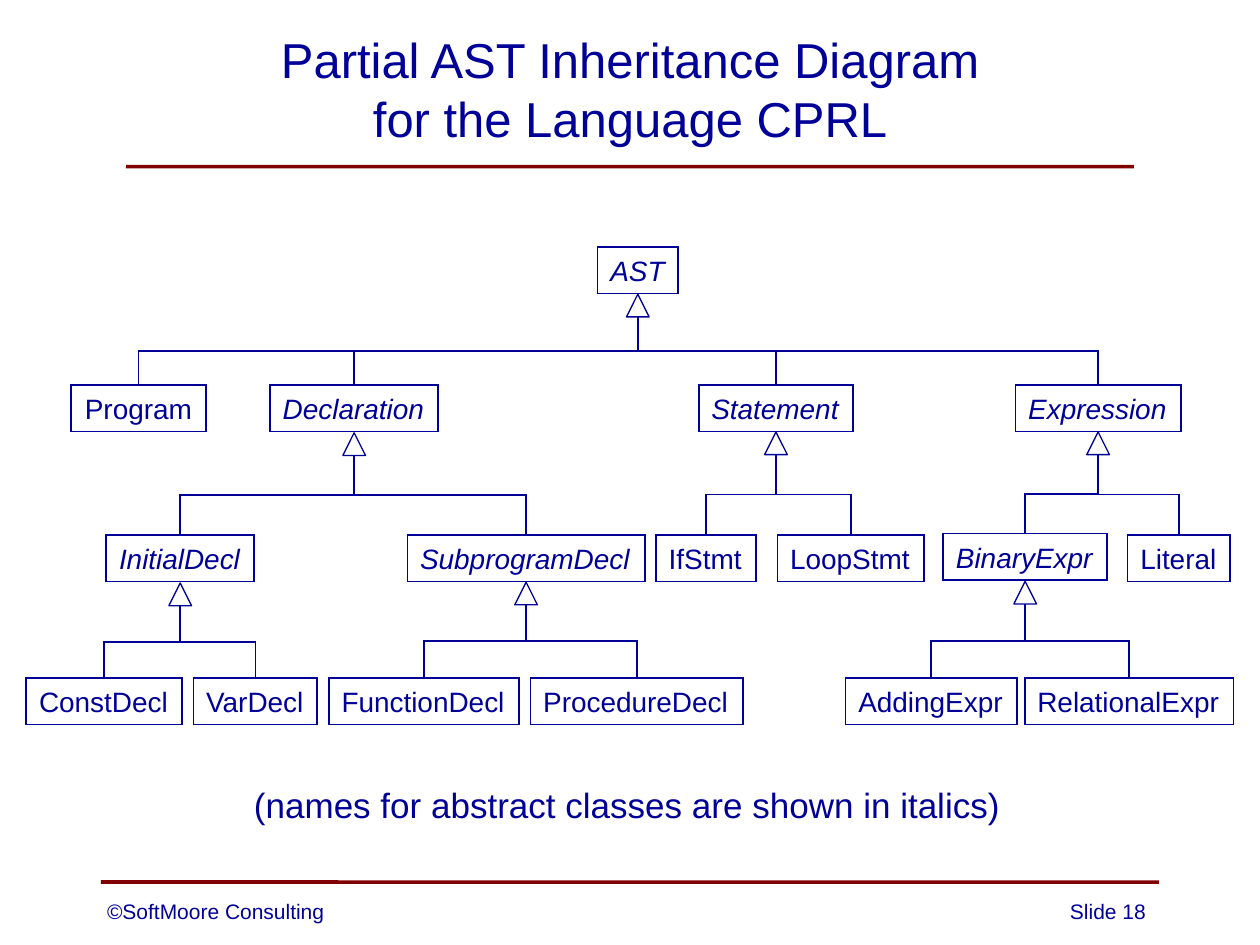
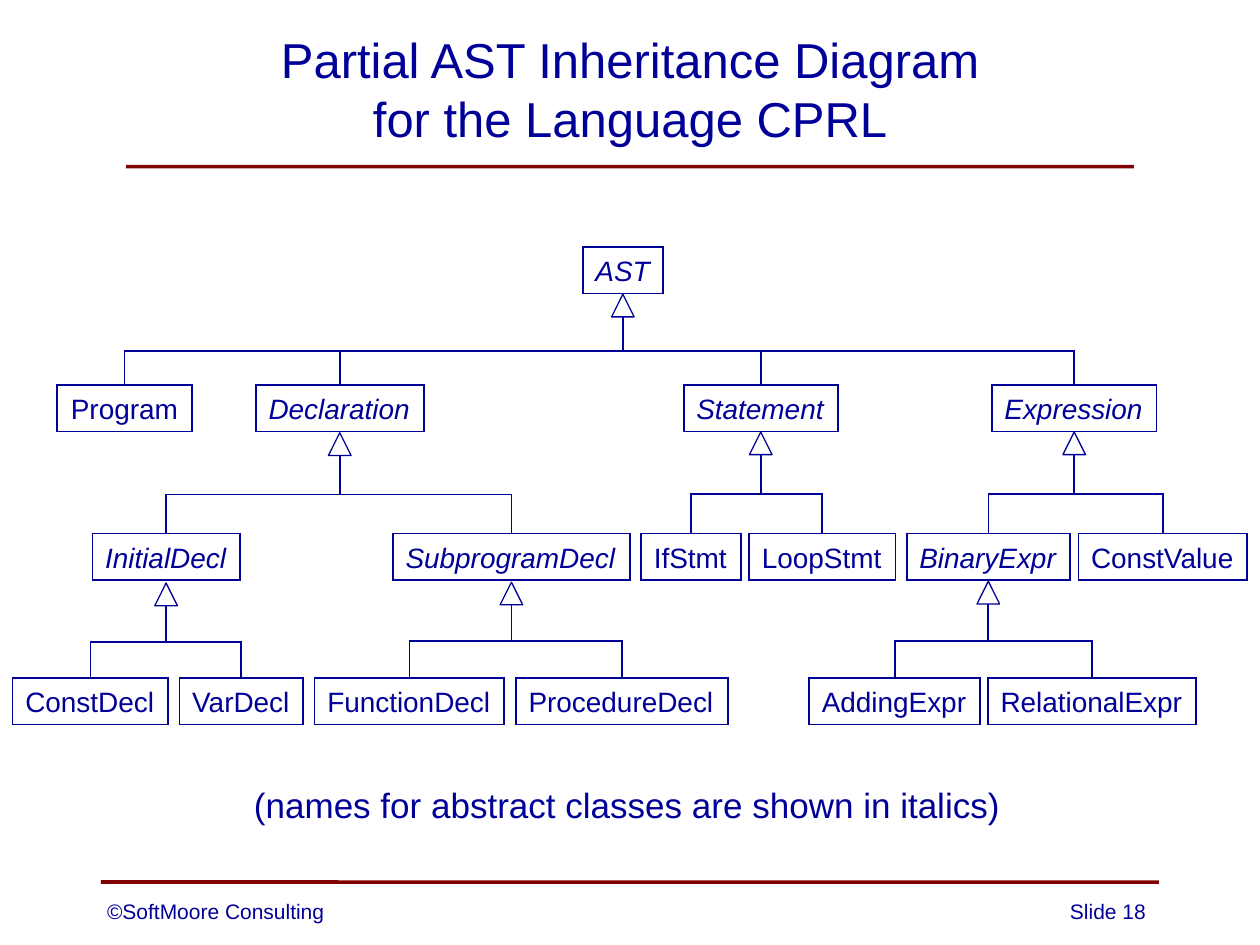
Before and after one commit to SoftMoore/CPRL, a slide deck: slide 18 of PowerPoint Slides/08 - Abstract Syntax Trees.pptx. Drawn at 1260x945 pixels with LibreOffice and Linux fonts; fonts in the diff are those of the drawing. Boxes give left, top, right and bottom in pixels: in the first picture for what was removed or moved away, otherwise in the second. Text is boxed around its words. In the diff, an @@ line names an element or a change of style, - is before the commit and + after.

Commit message:
minor correction to one slide

```diff
--- a/PowerPoint Slides/08 - Abstract Syntax Trees.pptx
+++ b/PowerPoint Slides/08 - Abstract Syntax Trees.pptx
@@ elbow line moved from (1099, 384) - (638, 316) to (1075, 384) - (622, 316) @@
@@ 2 rectangles, 1 triangle: place and size @@
-2 rectangles, 1 triangle at box(777, 384, 1181, 581)
+2 rectangles, 1 triangle at box(750, 384, 1157, 581)
@@ elbow line moved from (850, 534) - (776, 455) to (823, 534) - (761, 455) @@
@@ elbow line moved from (1026, 534) - (1099, 455) to (988, 534) - (1075, 455) @@
@@ elbow line moved from (1179, 534) - (1099, 455) to (1163, 534) - (1075, 455) @@
@@ rectangle added at box(1079, 534, 1247, 581), outline #000099 1 pt, 16 pt, text #000099 @@
+ConstValue
@@ rectangle removed at box(1128, 534, 1230, 581) @@
-Literal
@@ triangle: place and size @@
-triangle at box(1014, 581, 1037, 604)
+triangle at box(976, 581, 999, 604)
@@ 11 rectangles, 10 elbow lines, 5 triangles: place and size @@
-11 rectangles, 10 elbow lines, 5 triangles at box(26, 247, 854, 724)
+11 rectangles, 10 elbow lines, 5 triangles at box(13, 247, 838, 724)
@@ 3 rectangles, 1 elbow line: place and size @@
-3 rectangles, 1 elbow line at box(845, 534, 1234, 724)
+3 rectangles, 1 elbow line at box(809, 534, 1197, 724)
@@ elbow line moved from (1129, 678) - (1026, 604) to (1092, 678) - (988, 604) @@
```
